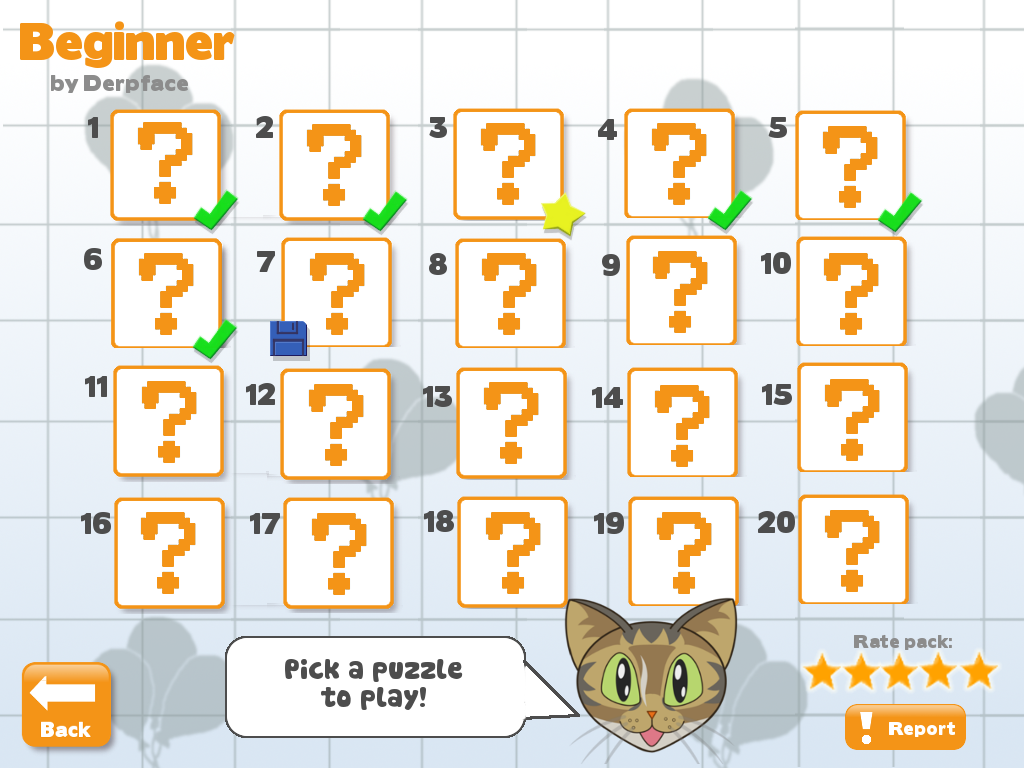
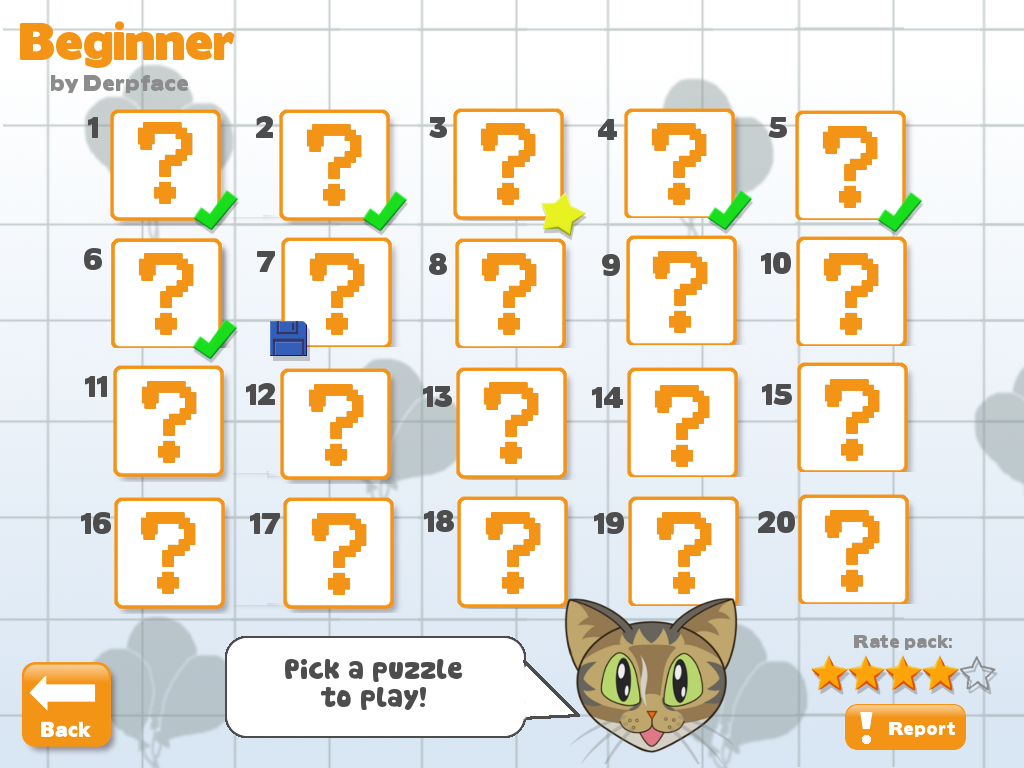
Layered file, before and after one edit (1024x768). Changes by layer:
painted on "Clipboard #2" over [800, 647, 1002, 695]
